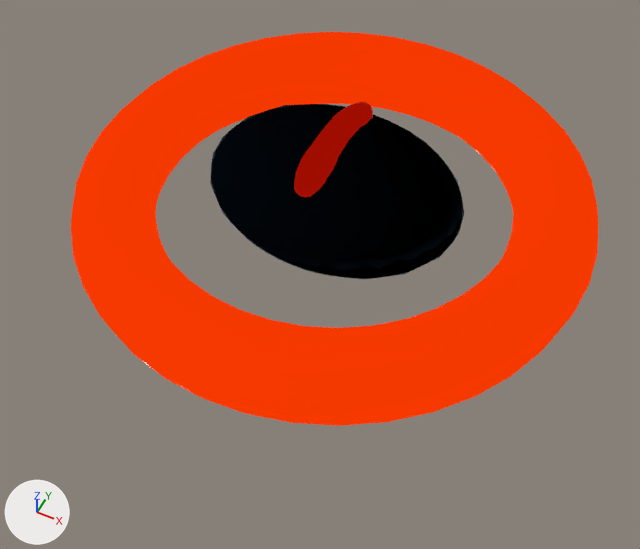
What one commit did to the glTF model assets/models/enemies/eye_ring.glb.
Rendered twice from a 50 mm camera at (12.2, -25.9, 29.4) aimed at (0.7, -2.8, 0.5). Arrows for +X, +Y and +Z are at lower left; the lights stay in place. The first picture is the older version. Vertices at exactly the same position are counted once.

Objects in the first picture: 'eye', 'pupil', 'ring'.
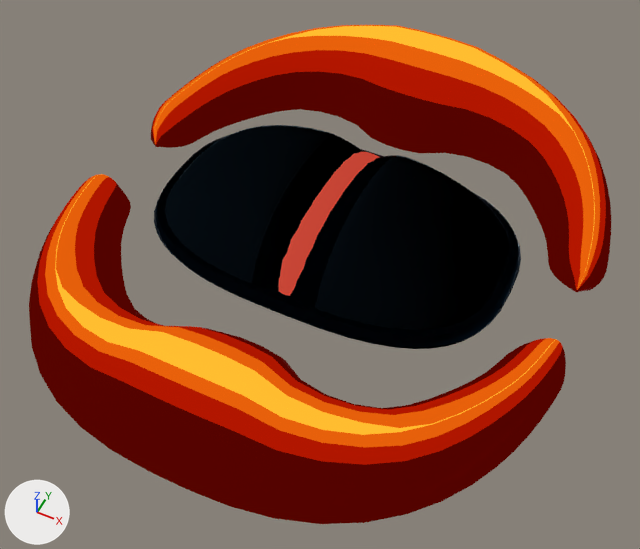
Pixel boxes (x1, y1, x2, y2) of what changed, in the pictures (640 x 549 px):
'ring', deleted
    before: (71, 32, 599, 426)
'lid_lower', added
    after: (29, 174, 566, 524)
    faces in mat_eyering_lid_edge_115 (dark red #660300): (29, 183, 566, 524)
    faces in mat_eyering_lid_118 (red #ae0a00, glowing red #af1600): (37, 177, 563, 465)
    faces in mat_eyering_lid_crest_121 (orange #d85a0a, glowing orange #e55f0b): (45, 174, 560, 447)
    faces in mat_eyering_lid_hot_123 (orange #e4a321, glowing orange #ffb42d): (55, 174, 557, 435)
'eye', reshaped (35% wider, 17% taller)
    before: (210, 104, 464, 279)
    after: (165, 125, 509, 330)
'lid_upper', added
    after: (151, 25, 611, 292)
    faces in mat_eyering_lid_edge_115 (dark red #660300): (151, 72, 611, 292)
    faces in mat_eyering_lid_118 (red #ae0a00, glowing red #af1600): (152, 45, 606, 290)
    faces in mat_eyering_lid_crest_121 (orange #d85a0a, glowing orange #e55f0b): (153, 25, 600, 290)
    faces in mat_eyering_lid_hot_123 (orange #e4a321, glowing orange #ffb42d): (155, 26, 595, 281)
'bezel', added
    after: (154, 135, 521, 349)
'pupil', reshaped, recoloured (27% wider, 51% taller)
    before: (294, 102, 373, 197)
    after: (279, 152, 380, 296)
part 2 of me_pupil, added
    after: (279, 152, 380, 296)
part 3 of me_pupil, deleted
    before: (294, 102, 373, 197)

The change, as a diff of the scene's bpy script:
```diff
--- a/assets/models/enemies/eye_ring.glb.py
+++ b/assets/models/enemies/eye_ring.glb.py
@@ me_eye @@
-me_eye.from_pydata(...)  # 266 vertices, 528 faces; spans x -5.8..5.8, y -4.2..4.2, z 0.0..6.0
-me_eye.materials.append(mat_eyering_eye_58)  # dark blue #385e79
+me_eye.from_pydata(...)  # 530 vertices, 1056 faces; spans x -8.15..8.15, y -5.1..5.1, z -0.05..3.87
+# me_eye part 1: 266 vertices removed from x -5.8..5.8, y -4.2..4.2, z 0.0..6.0; 530 vertices added at x -8.15..8.15, y -5.1..5.1, z -0.05..3.87
+me_eye.materials.append(mat_eyering_iris_59)  # blue #4f7590
+me_eye.materials.append(mat_eyering_groove_51)  # black #031929
@@ me_pupil @@
-me_pupil.from_pydata(...)  # 86 vertices, 168 faces; spans x -1.0..1.0, y -3.2..3.2, z 4.4..6.2
-me_pupil.materials.append(mat_eyering_pupil_114)  # dark red #4b0000, glowing red #9f0d00
+me_pupil.from_pydata(...)  # 152 vertices, 300 faces; spans x -0.78..0.78, y -5.05..5.05, z 0.42..3.11
+# me_pupil part 2: 152 vertices added at x -0.78..0.78, y -5.05..5.05, z 0.42..3.11
+# me_pupil part 3: 86 vertices removed from x -1.0..1.0, y -3.2..3.2, z 4.4..6.2
+me_pupil.materials.append(mat_eyering_pupil_75)  # pink #c97166, glowing red #c44333
@@ ob_ring @@
-ob_ring = bpy.data.objects.new('ring', me_torus)
@@ ob_lid_upper @@
+ob_lid_upper = bpy.data.objects.new('lid_upper', me_lid_upper)  # 722 vertices, 1440 faces; spans x -11.8..11.8, y 1.6..13.9, z -0.1..4.0; in mat_eyering_lid_edge_115 (dark red #660300), mat_eyering_lid_118 (red #ae0a00, glowing red #af1600), mat_eyering_lid_crest_121 (orange #d85a0a, glowing orange #e55f0b), mat_eyering_lid_hot_123 (orange #e4a321, glowing orange #ffb42d)
+ob_lid_upper.location = (0.0, 0.0, 0.0)
@@ ob_lid_lower @@
+ob_lid_lower = bpy.data.objects.new('lid_lower', me_lid_lower)  # 722 vertices, 1440 faces; spans x -11.8..11.8, y -13.9..-1.6, z -0.1..4.0; in mat_eyering_lid_edge_115 (dark red #660300), mat_eyering_lid_118 (red #ae0a00, glowing red #af1600), mat_eyering_lid_crest_121 (orange #d85a0a, glowing orange #e55f0b), mat_eyering_lid_hot_123 (orange #e4a321, glowing orange #ffb42d)
+ob_lid_lower.location = (0.0, 0.0, 0.0)
@@ ob_bezel @@
+ob_bezel = bpy.data.objects.new('bezel', me_bezel)  # 288 vertices, 576 faces; spans x -8.4..8.4, y -5.4..5.4, z 0.1..0.9; in mat_eyering_bezel_54 (dark blue #12344b)
+ob_bezel.location = (0.0, 0.0, 0.0)
```
